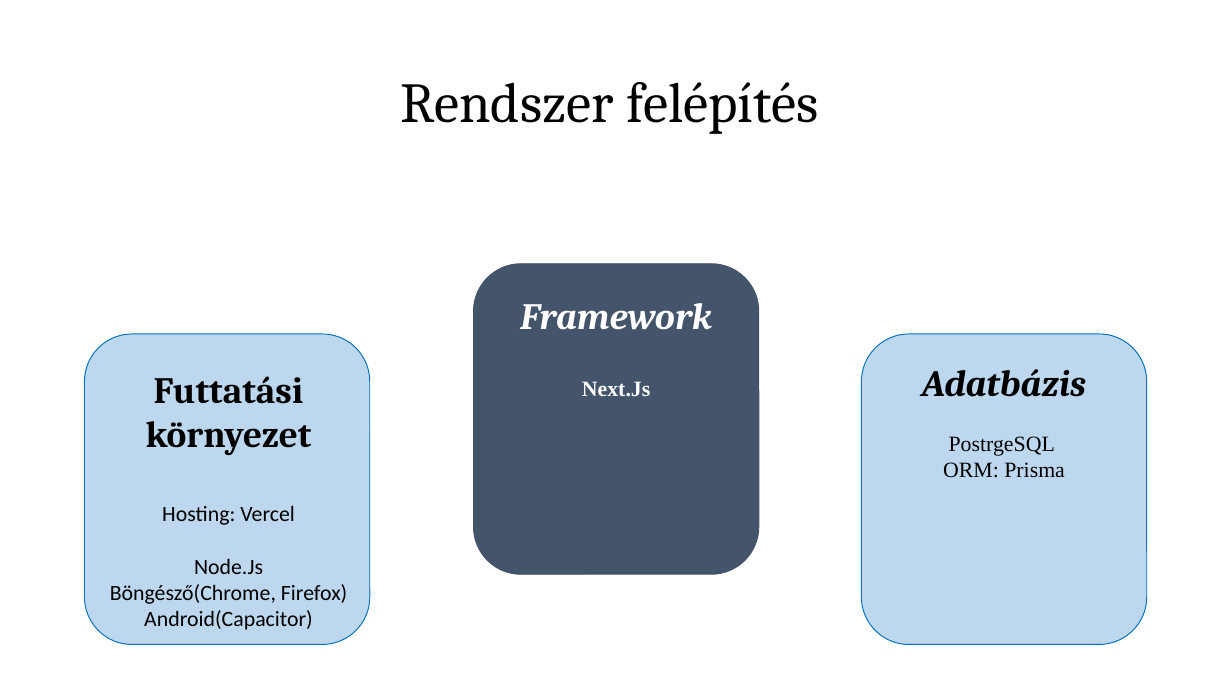
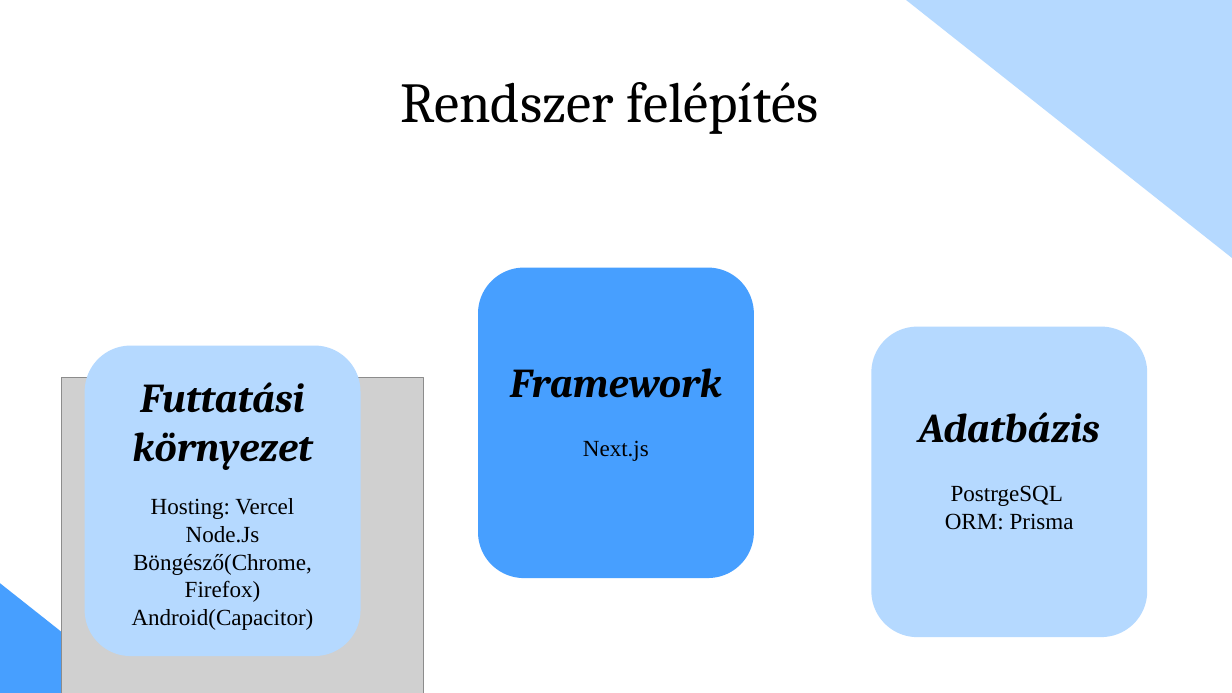
Before and after one commit to tomex1337/13_S1_6_vizsgaremek, a slide deck: slide 5 of docs/Prezentáció/Corelytics presentation.pptx. Drawn at 1232x693 pixels with LibreOffice and Linux fonts; fonts in the diff are those of the drawing; grey boxes stand for pictures. Boxes give left, top, right and bottom in pixels: in the first picture for what was removed or moved away, otherwise in the second. Text is boxed around its words. In the diff, an @@ line names an element or a change of style, - is before the commit and + after.

```diff
--- a/docs/Prezentáció/Corelytics presentation.pptx
+++ b/docs/Prezentáció/Corelytics presentation.pptx
@@ rectangle added at bbox=[906, 0, 1232, 270], fill #B5D9FF @@
@@ rounded rectangle removed at bbox=[473, 263, 759, 574] @@
@@ rounded rectangle "Framework": place and size @@
-rounded rectangle "Framework" at bbox=[520, 303, 712, 397]
+rounded rectangle "Framework" at bbox=[478, 268, 754, 579]
@@ rounded rectangle "Framework" at bbox=[478, 268, 754, 579]: vertical alignment top to middle; fill none to #479FFF @@
@@ rounded rectangle "Adatbázis": place and size @@
-rounded rectangle "Adatbázis" at bbox=[922, 369, 1086, 478]
+rounded rectangle "Adatbázis" at bbox=[872, 326, 1148, 637]
@@ rounded rectangle "Adatbázis" at bbox=[872, 326, 1148, 637]: size 29 to 32 pt in "Adatbázis"; size 17 to 18 pt in "PostrgeSQL", "ORM: Prisma"; vertical alignment top to middle; fill none to #B5D9FF @@
@@ rounded rectangle removed at bbox=[84, 334, 370, 644] @@
@@ rounded rectangle "Futtatási környezet": place and size @@
-rounded rectangle "Futtatási környezet" at bbox=[110, 376, 347, 630]
+rounded rectangle "Futtatási környezet" at bbox=[85, 346, 361, 656]
@@ rounded rectangle "Futtatási környezet" at bbox=[85, 346, 361, 656]: size 29 to 32 pt, italic on in "Futtatási környezet"; size 17 to 18 pt, font Calibri to Times New Roman in "Hosting: Vercel", "Node.Js", "Böngésző(Chrome, Firefox)", "Android(Capacitor)"; vertical alignment top to middle; fill none to #B5D9FF @@
@@ rounded rectangle removed at bbox=[861, 334, 1147, 644] @@
@@ picture added at bbox=[62, 377, 424, 693] @@
@@ text in rounded rectangle at bbox=[510, 368, 722, 398]: size 29 to 32 pt, text colour #FFFFFF to #000000 in "Framework"; line spacing 0.9 to 1 @@
@@ text in rounded rectangle at bbox=[583, 440, 649, 461]: text changed; size 17 to 18 pt; text colour #FFFFFF to #000000; bold off @@
-Next.Js
+Next.js
@@ rectangle added at bbox=[0, 575, 153, 693], fill #479FFF @@
```
Also in this commit, not shown: 10 other slides changed, 1 slide added, 1 slide removed.
